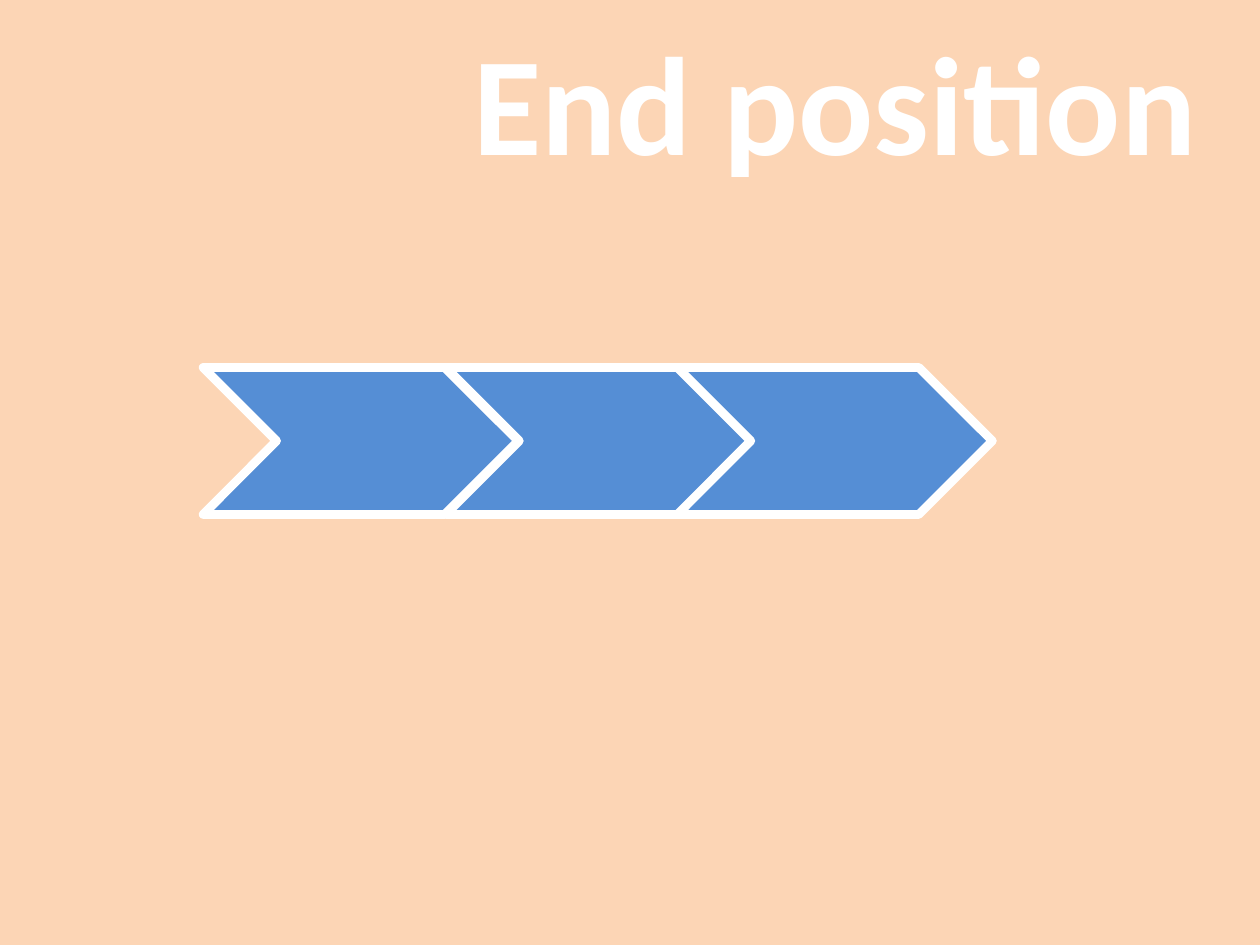
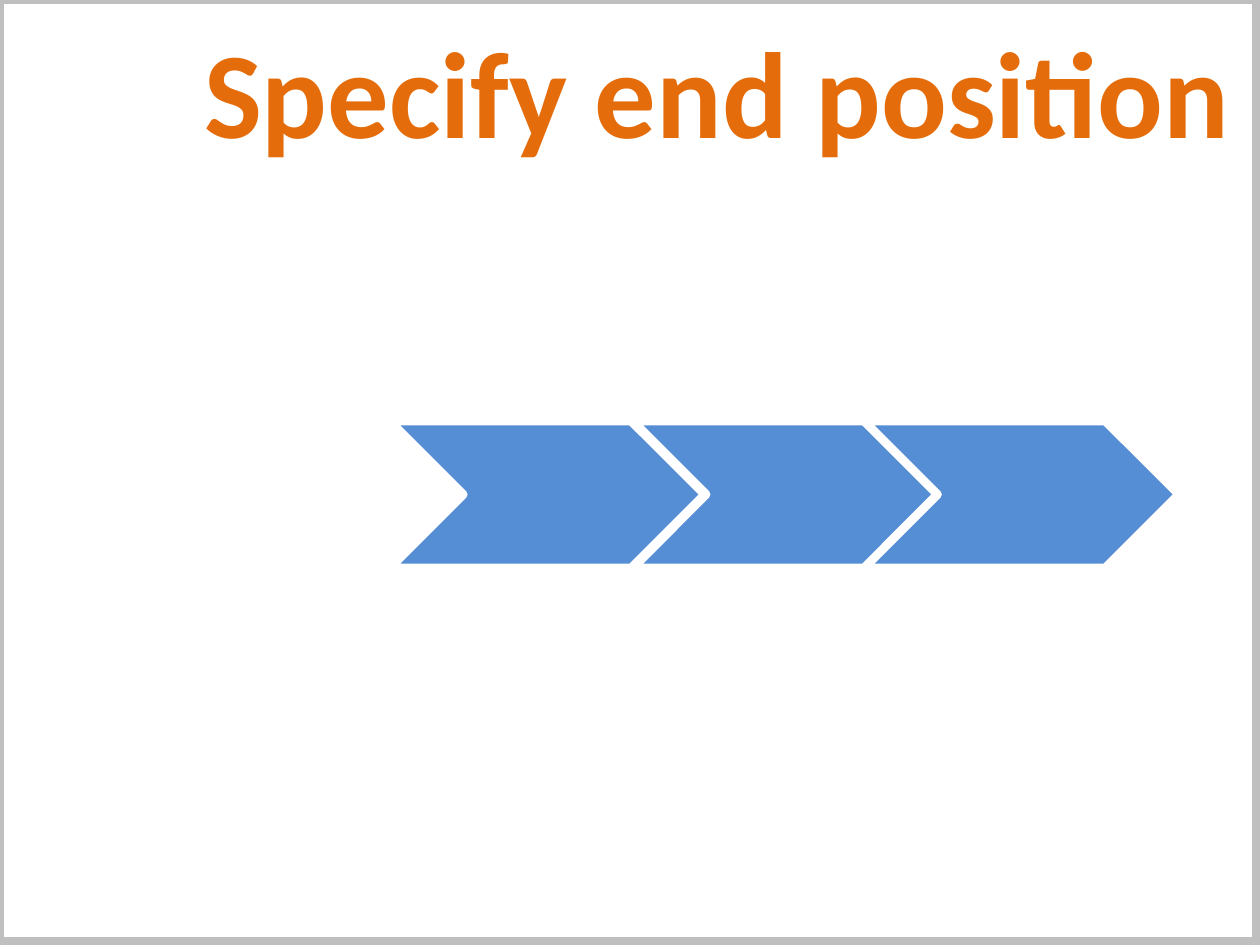
Before and after one commit to PowerPointLabs/PowerPointLabs, a slide deck: slide 2 of doc/Auto-animate gif.pptx. Drawn at 1260x945 pixels with LibreOffice and Linux fonts; fonts in the diff are those of the drawing. Boxes give left, top, right and bottom in pixels: in the first picture for what was removed or moved away, otherwise in the second. Text is boxed around its words. In the diff, an @@ line names an element or a change of style, - is before the commit and + after.

```diff
--- a/doc/Auto-animate gif.pptx
+++ b/doc/Auto-animate gif.pptx
@@ background #FCD5B5 to #FFFFFF @@
@@ rectangle added at bbox=[0, 0, 1257, 942], outline #BFBFBF 2 pt @@
@@ text added at bbox=[204, 52, 1229, 158], 28 pt, text #E46C0A, bold @@
+Specify end position
@@ 3 chevrons: place and size @@
-3 chevrons at bbox=[205, 369, 992, 517]
+3 chevrons at bbox=[391, 422, 1178, 570]
```
Also in this commit, not shown: 5 other slides changed, 1 slide added, 1 slide removed, 1 other file.
